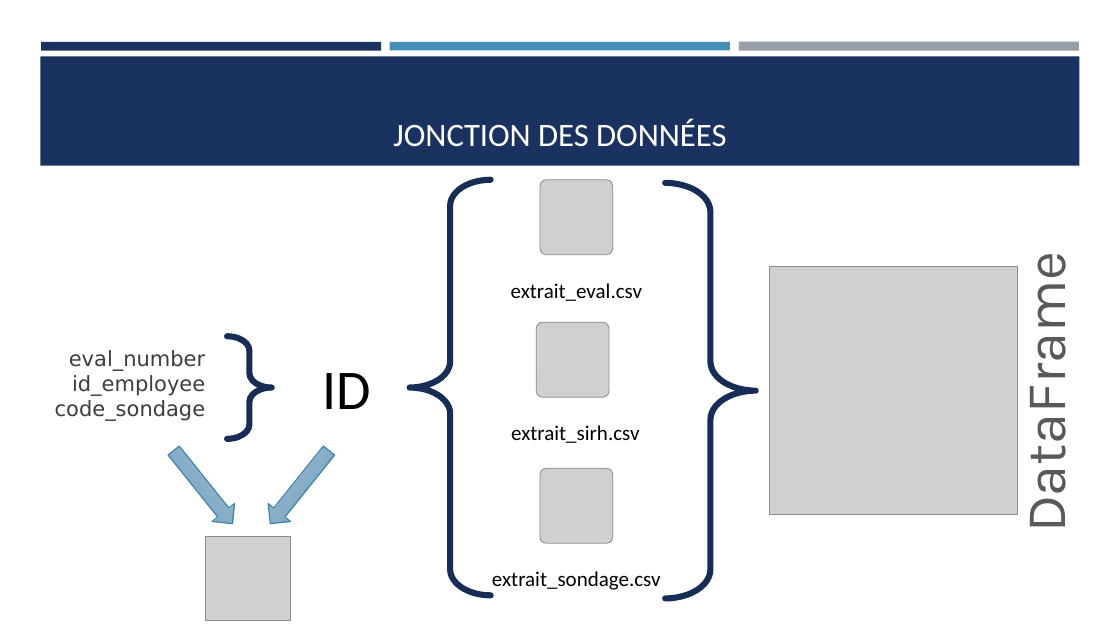
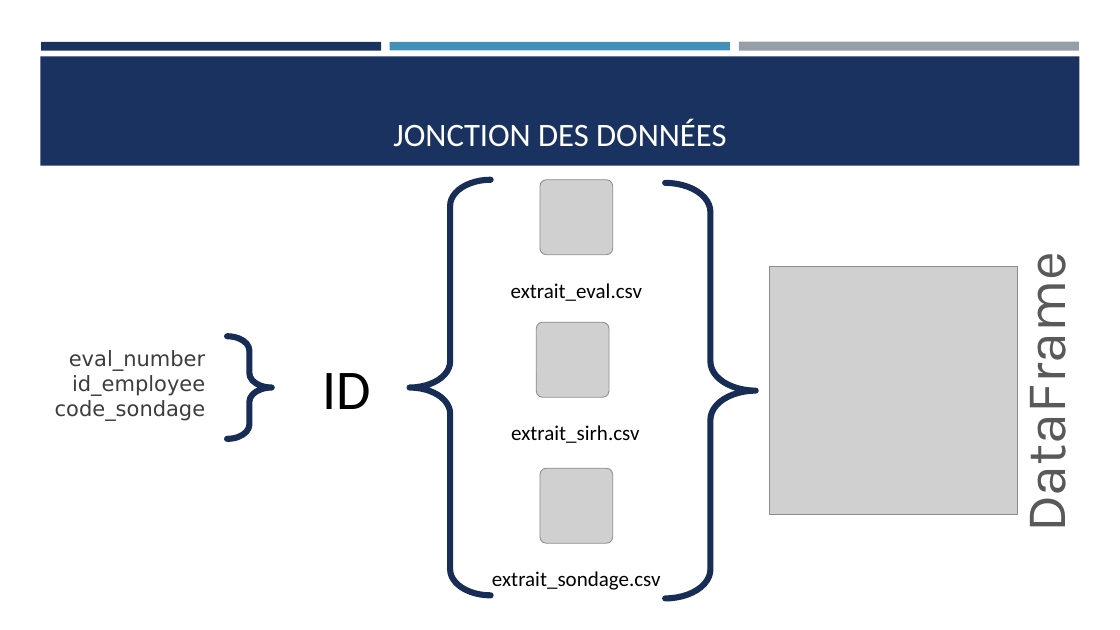
Before and after one commit to Ace4teaM/OCR-NovaTech, a slide deck: slide 8 of Presentation.pptx. Drawn at 1120x630 pixels with LibreOffice and Linux fonts; fonts in the diff are those of the drawing; grey boxes stand for pictures. Boxes give left, top, right and bottom in pixels: in the first picture for what was removed or moved away, otherwise in the second. Text is boxed around its words. In the diff, an @@ line names an element or a change of style, - is before the commit and + after.

```diff
--- a/Presentation.pptx
+++ b/Presentation.pptx
@@ right arrow removed at box(163, 442, 244, 533) @@
@@ right arrow removed at box(259, 442, 341, 533) @@
@@ picture removed at box(206, 536, 291, 621) @@
```
Also in this commit, not shown: 3 other slides changed, 1 slide added, 1 other file.
